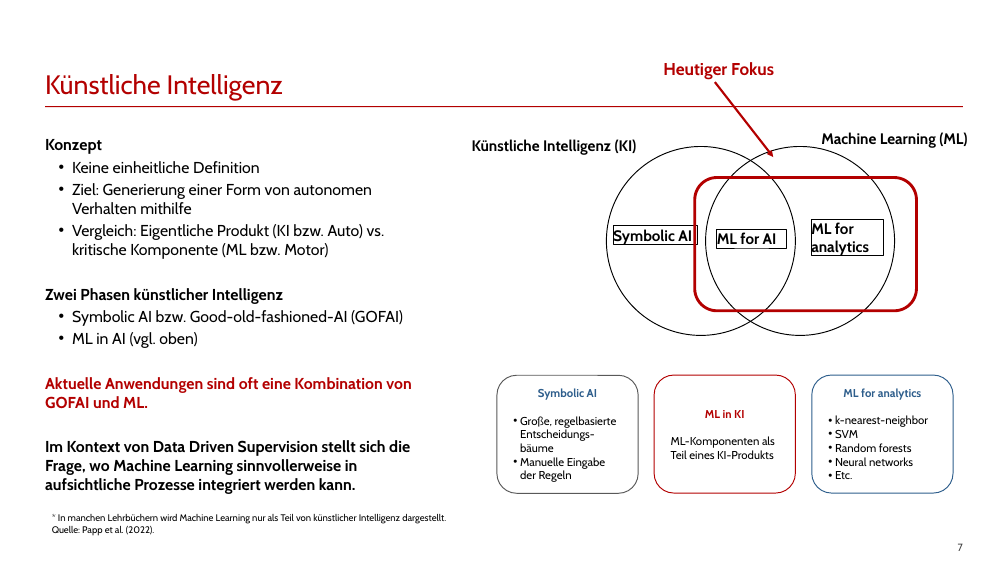
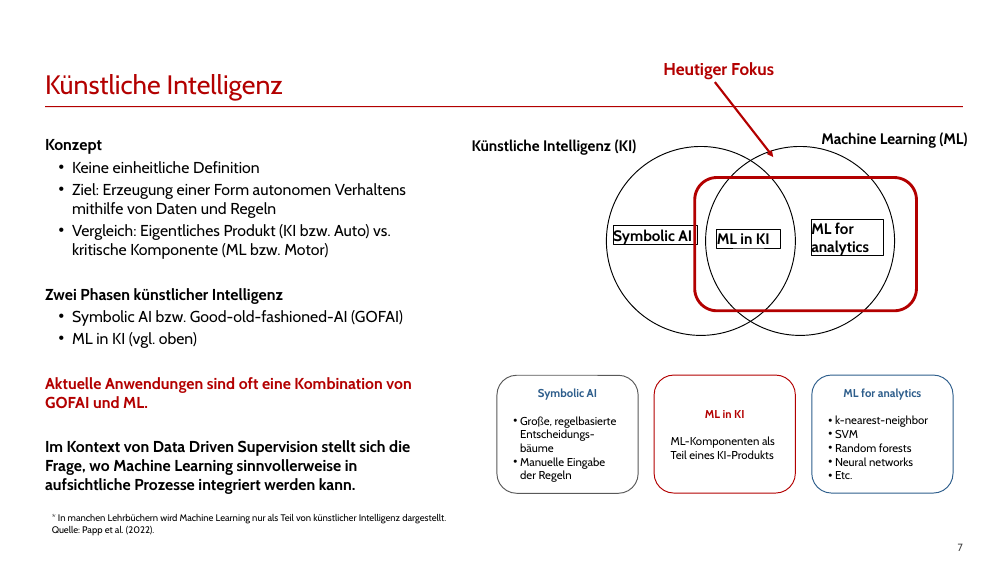
Before and after one commit to franzmohr/intro-data-mining-de, a slide deck: slide 7 of data-mining.odp. Drawn at 1008x567 pixels with LibreOffice and Linux fonts; fonts in the diff are those of the drawing. Boxes give left, top, right and bottom in pixels: in the first picture for what was removed or moved away, otherwise in the second. Text is boxed around its words. In the diff, an @@ line names an element or a change of style, - is before the commit and + after.

```diff
--- a/data-mining.odp
+++ b/data-mining.odp
@@ text at box(72, 183, 406, 259): text changed @@
-• Ziel: Generierung einer Form von autonomen Verhalten mithilfe
-• Vergleich: Eigentliche Produkt (KI bzw. Auto) vs. kritische Komponente (ML bzw. Motor)
+• Ziel: Erzeugung einer Form autonomen Verhaltens mithilfe von Daten und Regeln
+• Vergleich: Eigentliches Produkt (KI bzw. Auto) vs. kritische Komponente (ML bzw. Motor)
@@ text in rectangle at box(717, 233, 770, 244): text changed @@
-ML for AI
+ML in KI
@@ rectangle "ML in KI": place and size @@
-rectangle "ML in KI" at box(717, 230, 787, 248)
+rectangle "ML in KI" at box(717, 230, 780, 248)
@@ text at box(72, 332, 197, 348): text changed @@
-• ML in AI (vgl. oben)
+• ML in KI (vgl. oben)
```
Also in this commit, not shown: 24 other slides changed, 5 slides added, 8 other files.
